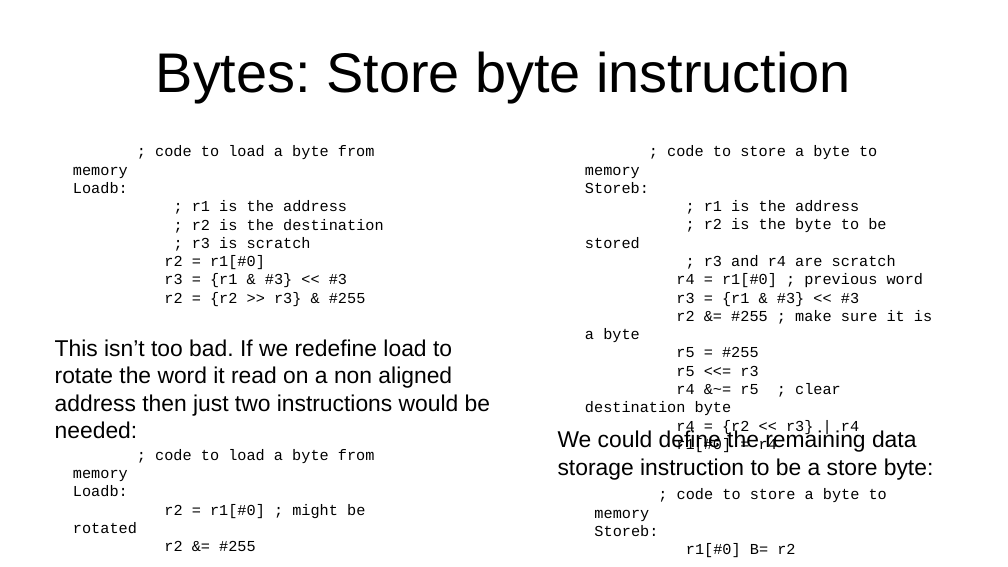
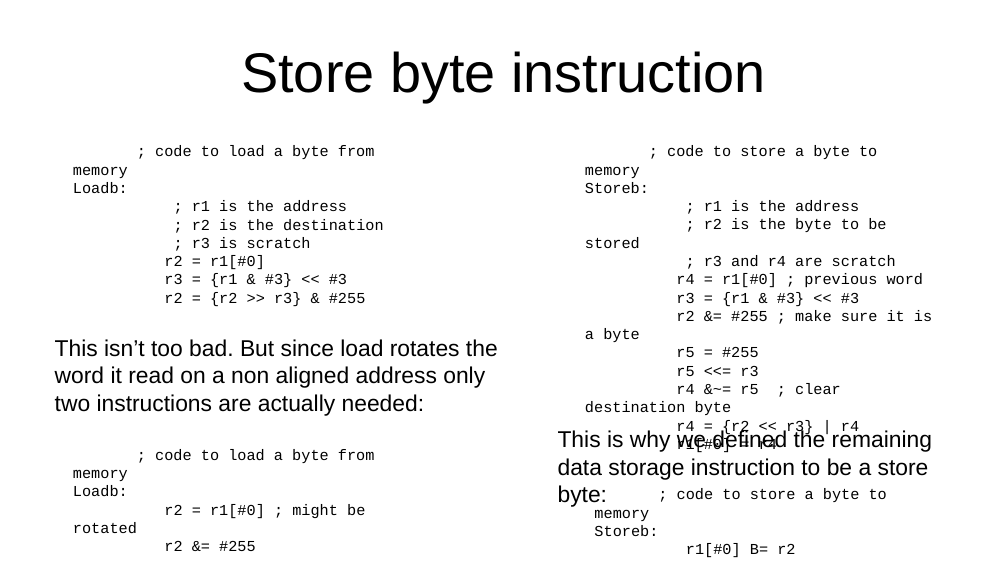
Before and after one commit to jeceljr/baby42, a slide deck: slide 21 of doc/baby42_slides.odp (slide 22 before the commit). Drawn at 1008x567 pixels with LibreOffice and Linux fonts; fonts in the diff are those of the drawing. Boxes give left, top, right and bottom in pixels: in the first picture for what was removed or moved away, otherwise in the second. Text is boxed around its words. In the diff, an @@ line names an element or a change of style, - is before the commit and + after.

Commit message:
make store byte a standard instruction with the old jump and link encoding

```diff
--- a/doc/baby42_slides.odp
+++ b/doc/baby42_slides.odp
@@ title at (241, 51, 765, 102): text changed @@
-Bytes: Store byte instruction
+Store byte instruction
@@ text at (55, 339, 498, 416): text changed @@
-This isn’t too bad. If we redefine load to rotate the word it read on a non aligned address then just two instructions would be needed:
+This isn’t too bad. But since load rotates the word it read on a non aligned address only two instructions are actually needed:
@@ text at (558, 429, 932, 507): text changed @@
-We could define the remaining data storage instruction to be a store byte:
+This is why we defined the remaining data storage instruction to be a store byte:
```
Also in this commit, not shown: 14 other slides changed, 1 other file.
